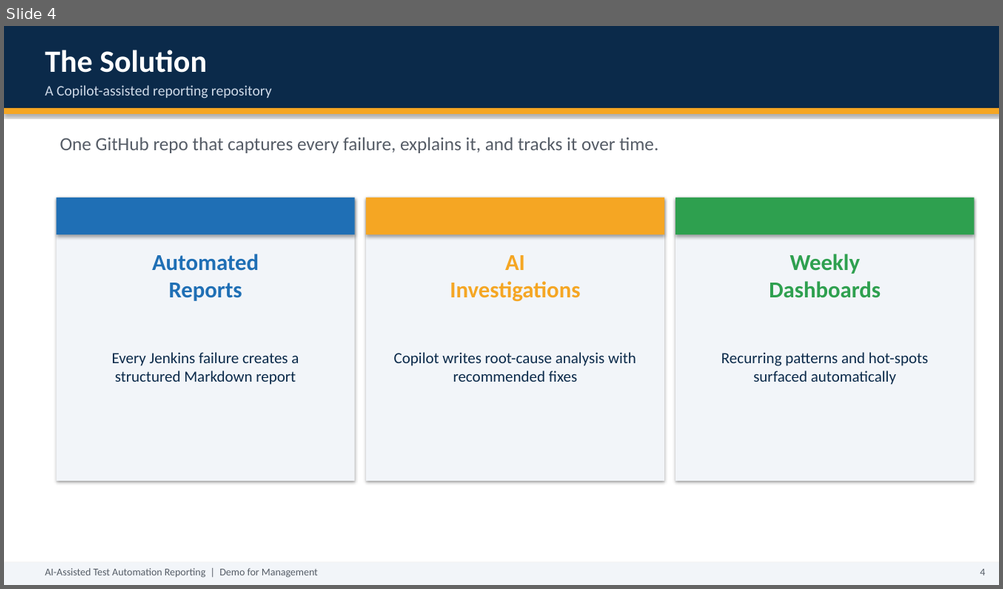
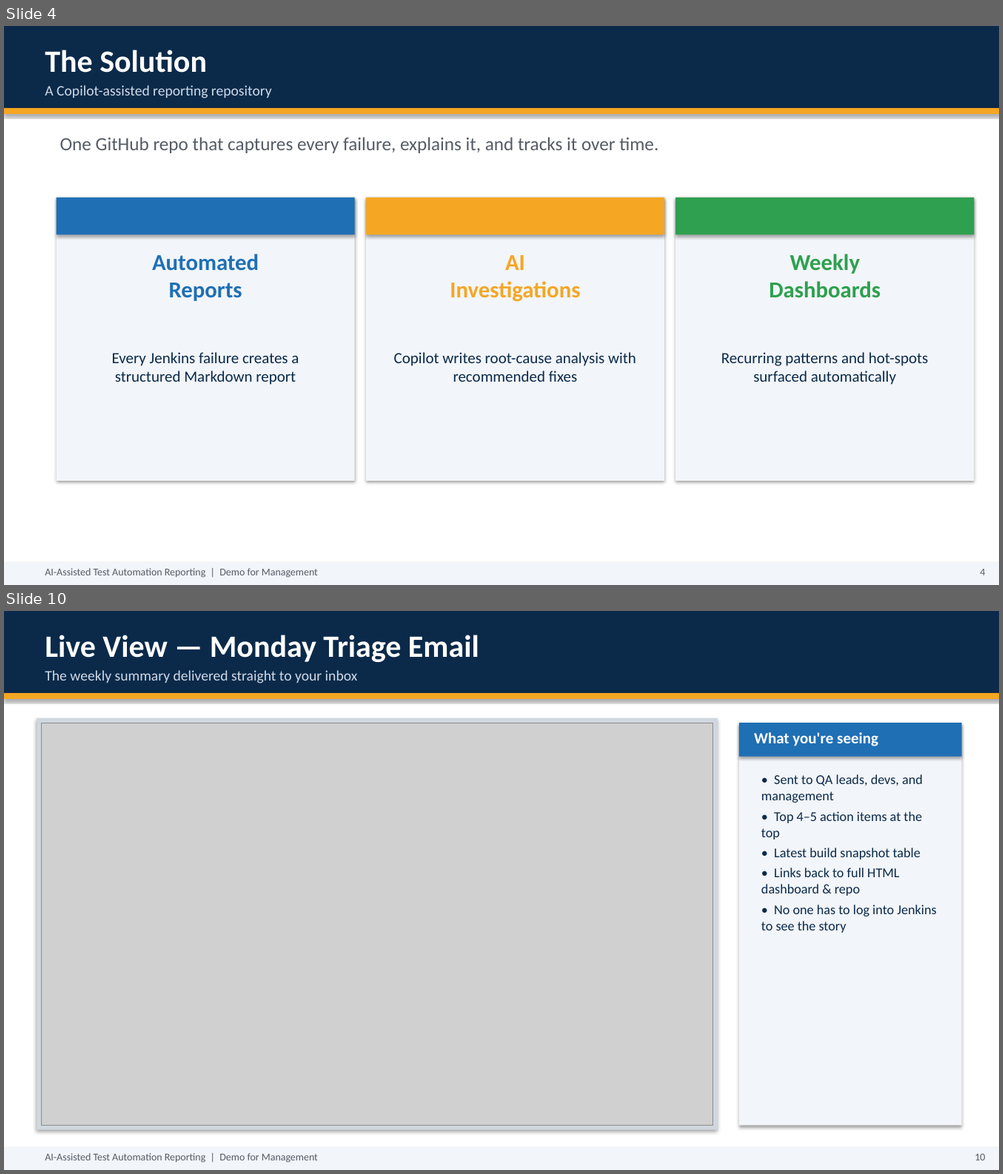
Before and after one commit to abidaliatex/test-automation-reporting, a slide deck: AI-Test-Automation-Reporting-Demo.pptx. Shown one above the other, each under a label of ours: slide 4 before the commit, slides 4 and 10 after it; the slides between them are not shown. The pictures are 1003x589 and 1003x1174 pixels, drawn with LibreOffice and Linux fonts; fonts in the diff are those of the drawing; grey boxes stand for pictures. Boxes give left, top, right and bottom in pixels: in the first picture for what was removed or moved away, otherwise in the second. Text is boxed around its words. In the diff, an @@ line names an element or a change of style, - is before the commit and + after.

```diff
--- a/AI-Test-Automation-Reporting-Demo.pptx
+++ b/AI-Test-Automation-Reporting-Demo.pptx
@@ slide 10 added at (4,611,999,1170), background #FFFFFF @@
@@ rectangle added at (4,611,999,1170), fill #FFFFFF @@
@@ rectangle added at (4,611,999,693), fill #0B2A4A @@
@@ text added at (45,635,479,662), 30 pt, text #FFFFFF, bold @@
+Live View — Monday Triage Email
@@ text added at (45,670,358,684), 14 pt, text #CFDAE8 @@
+The weekly summary delivered straight to your inbox
@@ rectangle added at (4,693,999,699), fill #F5A623 @@
@@ rectangle added at (37,718,717,1130), fill #D0D7DE @@
@@ picture added at (41,723,713,1126) @@
@@ rectangle added at (739,723,962,1126), fill #F2F5F9 @@
@@ rectangle added at (739,723,962,757), fill #1F6FB5 @@
@@ text added at (754,732,878,746), 15 pt, text #FFFFFF, bold @@
+What you're seeing
@@ text added at (761,775,936,933), 13 pt, text #0B2A4A @@
+• Sent to QA leads, devs, and management
+• Top 4–5 action items at the top
+• Latest build snapshot table
+• Links back to full HTML dashboard & repo
+• No one has to log into Jenkins to see the story
@@ rectangle added at (4,1148,999,1170), fill #F2F5F9 @@
@@ text added at (45,1153,318,1163), 10 pt, text #555C66 @@
+AI-Assisted Test Automation Reporting | Demo for Management
@@ text added at (974,1154,984,1161), 10 pt, text #555C66 @@
+10
```
Also in this commit, not shown: 7 slides changed, 7 other slides added, 2 slides removed, 4 other files.
